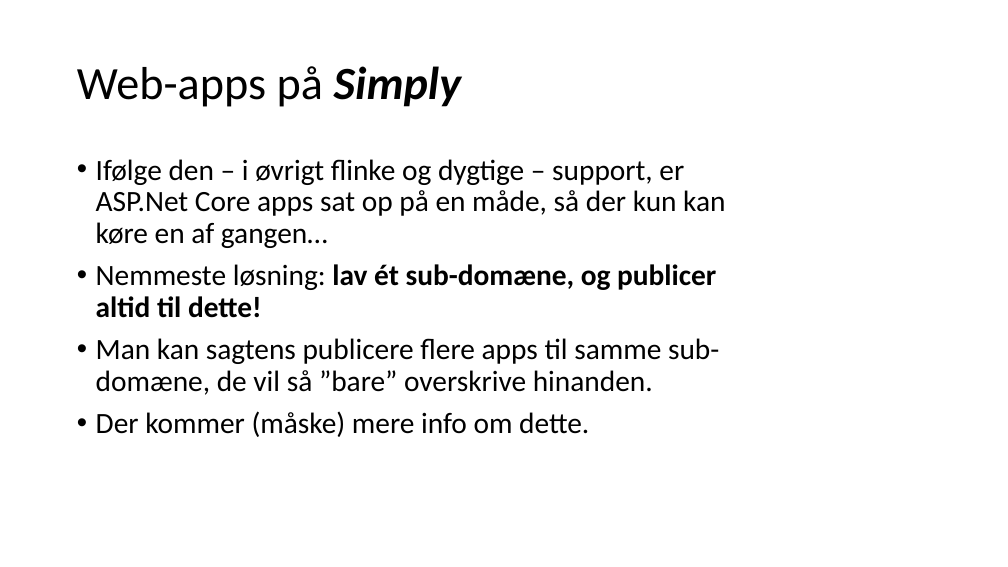
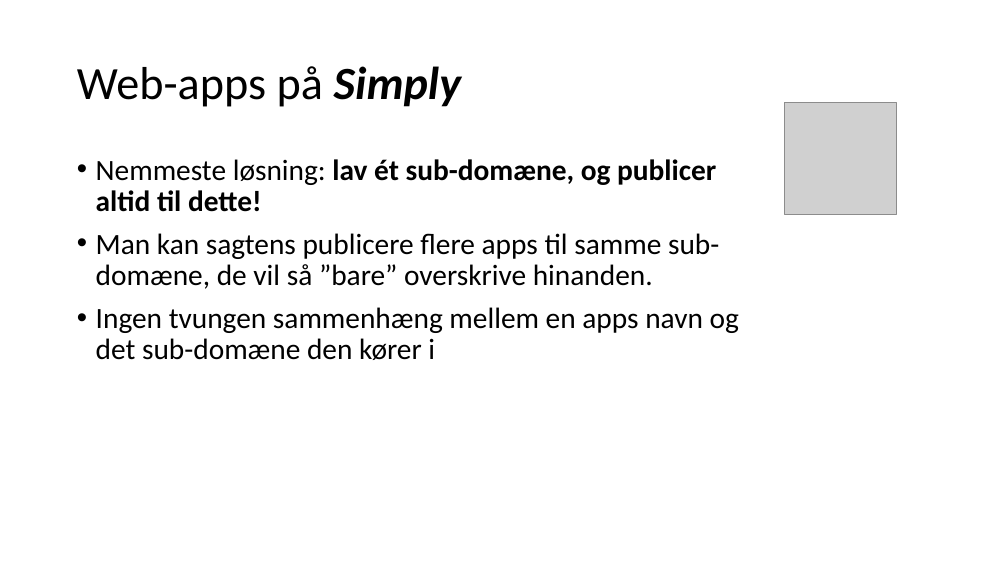
Before and after one commit to perslaursen/OOProg22, a slide deck: slide 27 of Chap/Misc/SimplyWebHosting.pptx (slide 28 before the commit). Drawn at 1008x567 pixels with LibreOffice and Linux fonts; fonts in the diff are those of the drawing; grey boxes stand for pictures. Boxes give left, top, right and bottom in pixels: in the first picture for what was removed or moved away, otherwise in the second. Text is boxed around its words. In the diff, an @@ line names an element or a change of style, - is before the commit and + after.

```diff
--- a/Chap/Misc/SimplyWebHosting.pptx
+++ b/Chap/Misc/SimplyWebHosting.pptx
@@ picture added at (x1=785, y1=103, x2=897, y2=215) @@
@@ text at (x1=96, y1=159, x2=725, y2=248): paragraph removed @@
-• Ifølge den – i øvrigt flinke og dygtige – support, er ASP.Net Core apps sat op på en måde, så der kun kan køre en af gangen…
@@ text at (x1=96, y1=307, x2=739, y2=360): text changed @@
-• Der kommer (måske) mere info om dette.
+• Ingen tvungen sammenhæng mellem en apps navn og det sub-domæne den kører i
```
Also in this commit, not shown: 9 other slides changed, 21 slides added, 19 slides removed.
